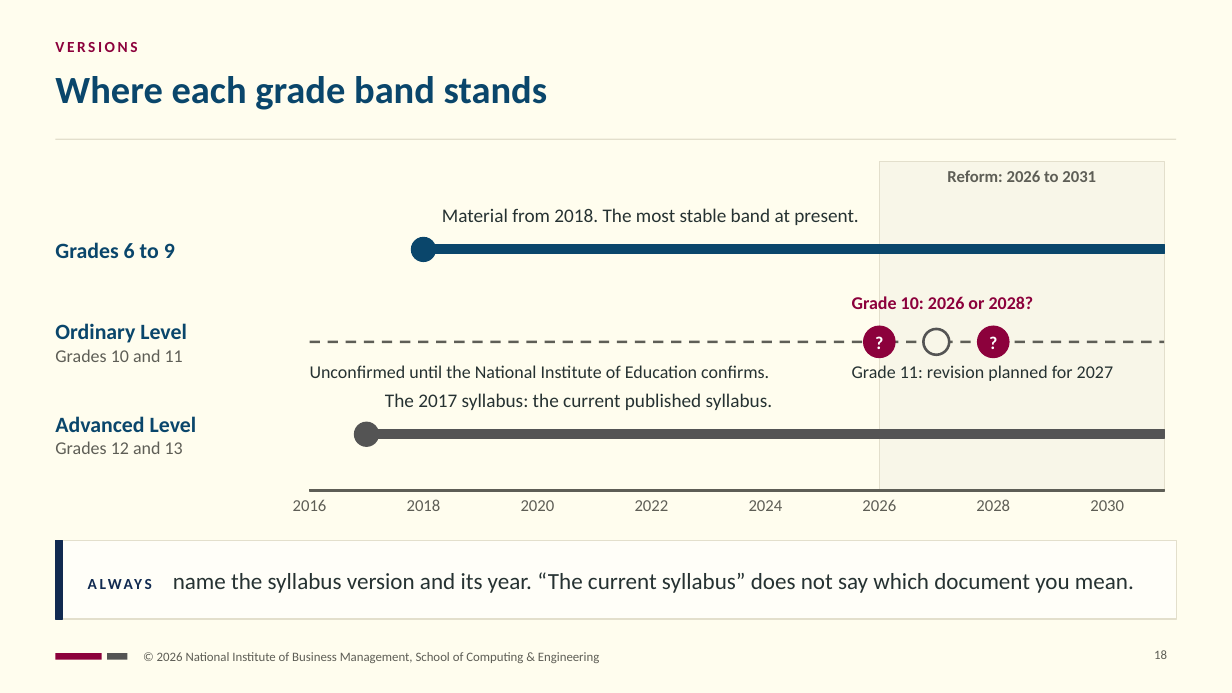
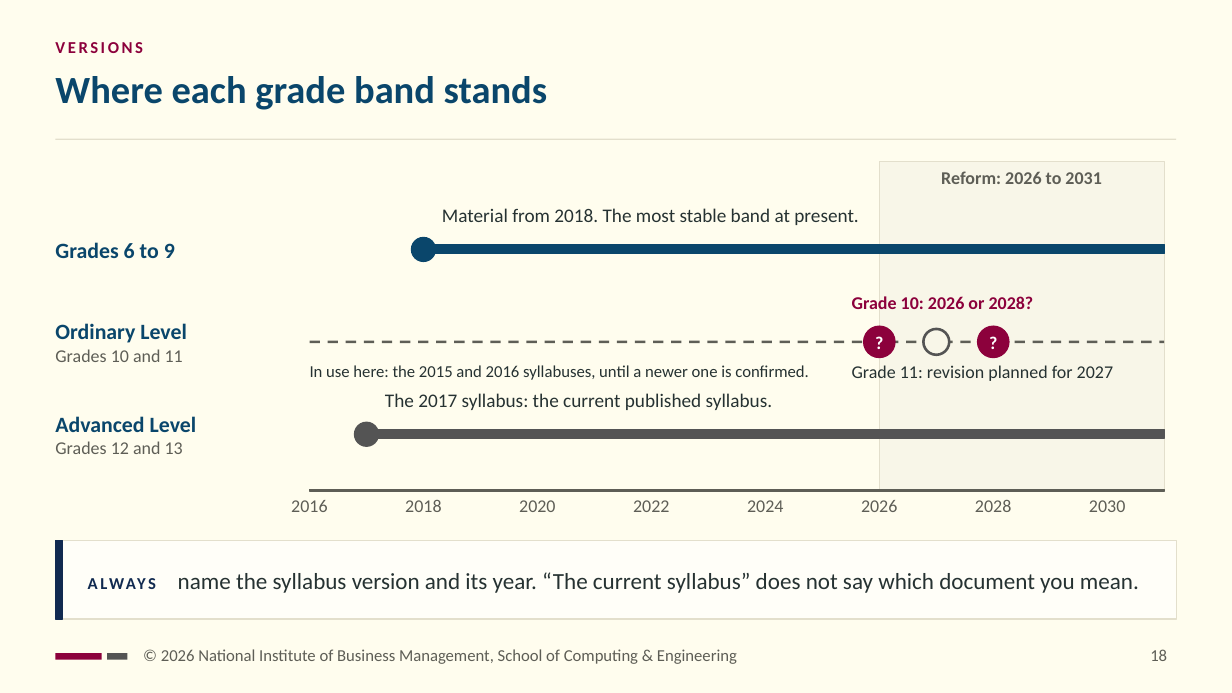
Before and after one commit to NIBM-SOCE/NCIT-E, a slide deck: slide 18 of sessions/s01/slides/ncit-e-s01-orientation.pptx. Drawn at 1232x693 pixels with LibreOffice and Linux fonts; fonts in the diff are those of the drawing. Boxes give left, top, right and bottom in pixels: in the first picture for what was removed or moved away, otherwise in the second. Text is boxed around its words. In the diff, an @@ line names an element or a change of style, - is before the commit and + after.

```diff
--- a/sessions/s01/slides/ncit-e-s01-orientation.pptx
+++ b/sessions/s01/slides/ncit-e-s01-orientation.pptx
@@ text "VERSIONS" at (x1=55, y1=42, x2=143, y2=53): size 12 to 13 pt @@
@@ text at (x1=310, y1=365, x2=808, y2=380): text changed; size 14 to 13 pt @@
-Unconfirmed until the National Institute of Education confirms.
+In use here: the 2015 and 2016 syllabuses, until a newer one is confirmed.
@@ size 13 to 14 pt in 9 elements at (x1=941, y1=171, x2=1101, y2=184), (x1=291, y1=500, x2=327, y2=512), (x1=405, y1=500, x2=441, y2=512), (x1=519, y1=500, x2=555, y2=512), (x1=633, y1=500, x2=669, y2=512), (x1=747, y1=500, x2=783, y2=512), (x1=861, y1=500, x2=897, y2=512), (x1=975, y1=500, x2=1011, y2=512), (x1=1089, y1=500, x2=1125, y2=512) @@
@@ text "ALWAYS name the syllabus version ..." at (x1=178, y1=572, x2=1139, y2=593): size 12 to 13 pt in "ALWAYS" @@
@@ text "© 2026 National Institute of ..." at (x1=161, y1=649, x2=737, y2=664): size 10 to 13 pt @@
@@ page number at (x1=1150, y1=649, x2=1167, y2=661): size 10 to 13 pt @@
```
Also in this commit, not shown: 32 other slides changed, 41 other files.
